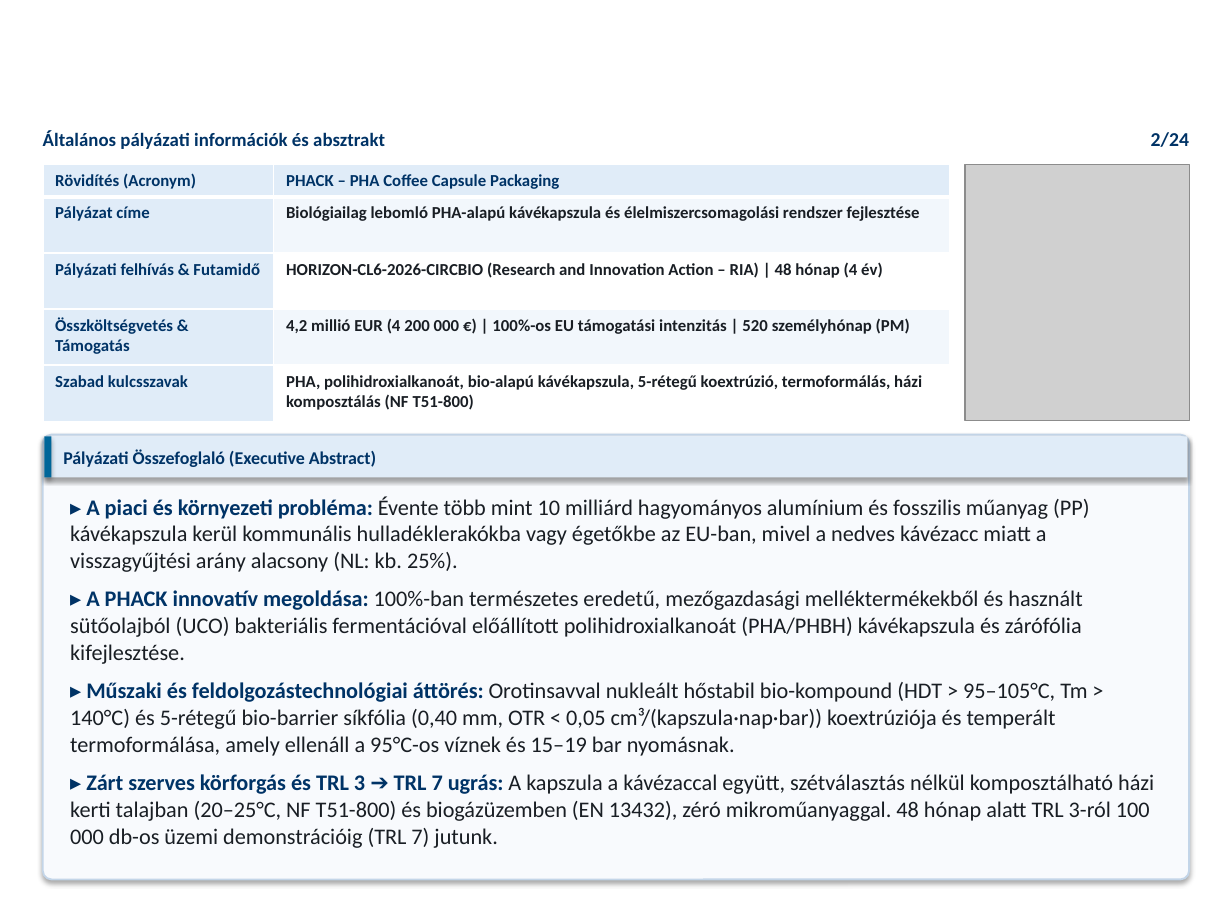
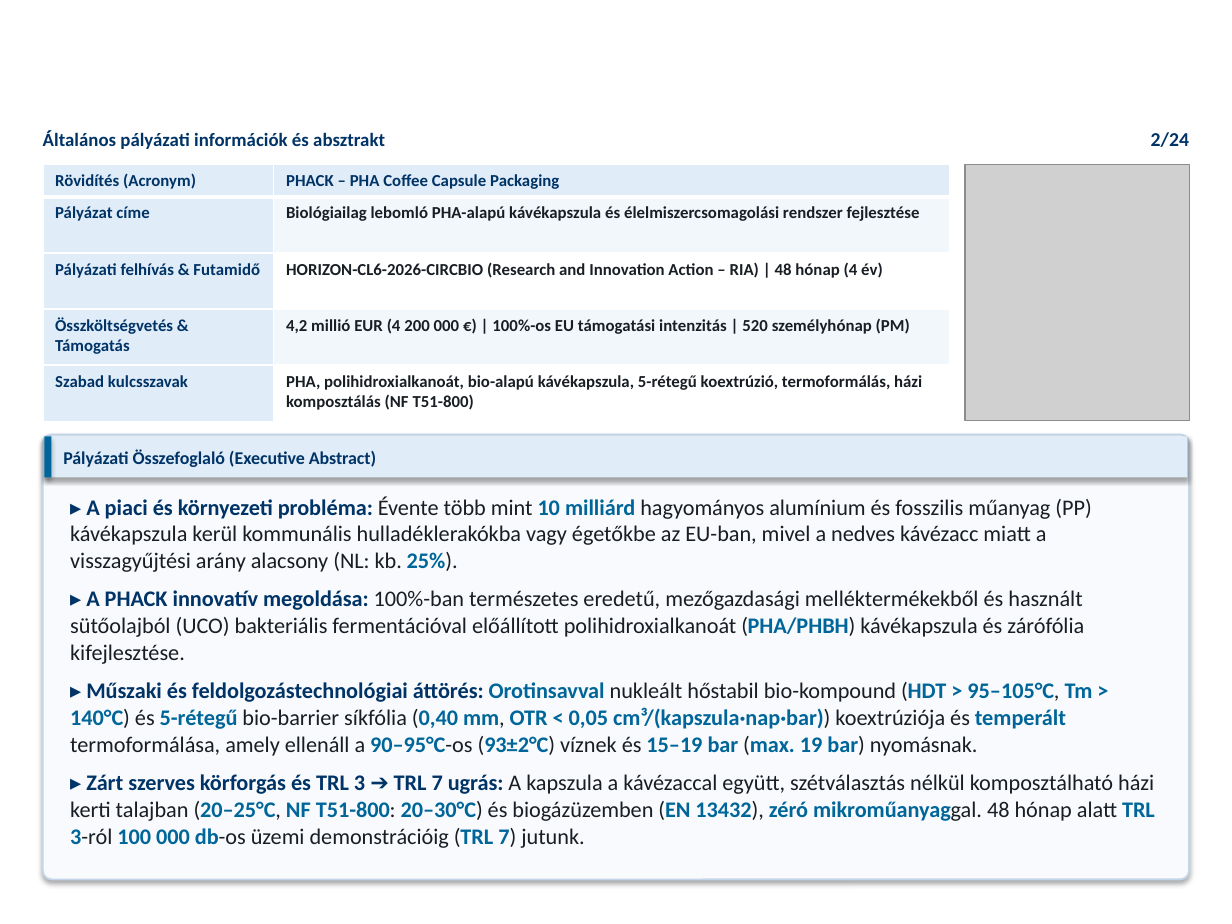
Before and after one commit to RMarci44/Fenntarthato-hulladek-projekt, a slide deck: slide 2 of PHACK_Prezentacio_Vegleges.pptx. Drawn at 1232x924 pixels with LibreOffice and Linux fonts; fonts in the diff are those of the drawing; grey boxes stand for pictures; background and template pictures are left out. Boxes give left, top, right and bottom in pixels: in the first picture for what was removed or moved away, otherwise in the second. Text is boxed around its words. In the diff, an @@ line names an element or a change of style, - is before the commit and + after.

```diff
--- a/PHACK_Prezentacio_Vegleges.pptx
+++ b/PHACK_Prezentacio_Vegleges.pptx
@@ text at [70,496,1091,664]: text colour #191E24 to #006699, bold on in "10 milliárd 25%).", "(PHA/PHBH)" @@
@@ text at [70,682,1155,848]: text changed @@
-▸ Műszaki és feldolgozástechnológiai áttörés: Orotinsavval nukleált hőstabil bio-kompound (HDT > 95–105°C, Tm > 140°C) és 5-rétegű bio-barrier síkfólia (0,40 mm, OTR < 0,05 cm³/(kapszula·nap·bar)) koextrúziója és temperált termoformálása, amely ellenáll a 95°C-os víznek és 15–19 bar nyomásnak.
-▸ Zárt szerves körforgás és TRL 3 ➔ TRL 7 ugrás: A kapszula a kávézaccal együtt, szétválasztás nélkül komposztálható házi kerti talajban (20–25°C, NF T51-800) és biogázüzemben (EN 13432), zéró mikroműanyaggal. 48 hónap alatt TRL 3-ról 100 000 db-os üzemi demonstrációig (TRL 7) jutunk.
+▸ Műszaki és feldolgozástechnológiai áttörés: Orotinsavval nukleált hőstabil bio-kompound (HDT > 95–105°C, Tm > 140°C) és 5-rétegű bio-barrier síkfólia (0,40 mm, OTR < 0,05 cm³/(kapszula·nap·bar)) koextrúziója és temperált termoformálása, amely ellenáll a 90–95°C-os (93±2°C) víznek és 15–19 bar (max. 19 bar) nyomásnak.
+▸ Zárt szerves körforgás és TRL 3 ➔ TRL 7 ugrás: A kapszula a kávézaccal együtt, szétválasztás nélkül komposztálható házi kerti talajban (20–25°C, NF T51-800: 20–30°C) és biogázüzemben (EN 13432), zéró mikroműanyaggal. 48 hónap alatt TRL 3-ról 100 000 db-os üzemi demonstrációig (TRL 7) jutunk.
```
Also in this commit, not shown: 18 other slides changed, 27 other files.
